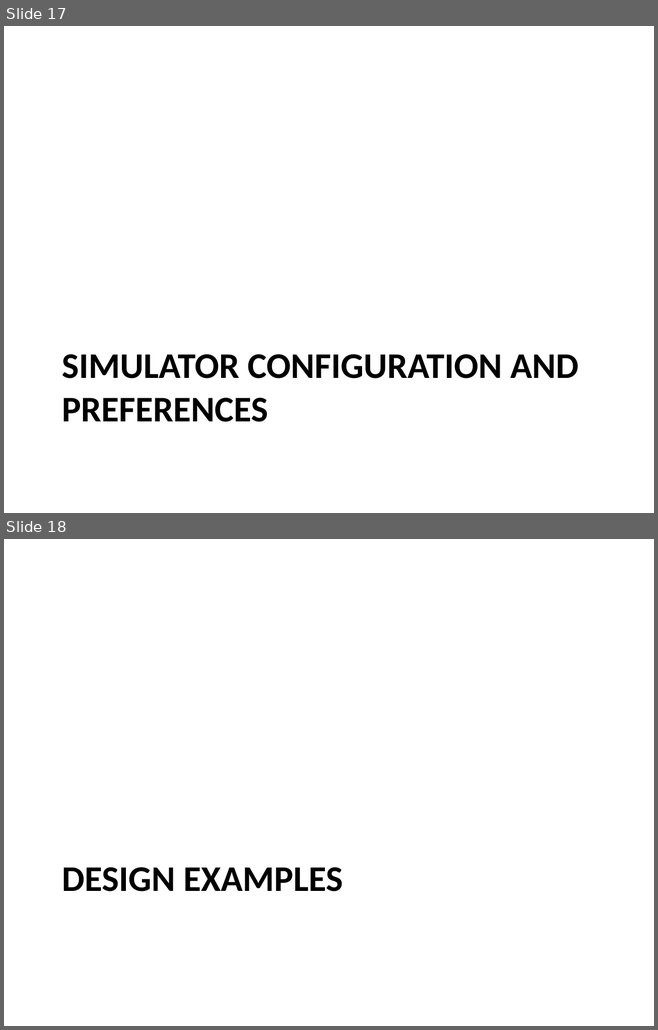
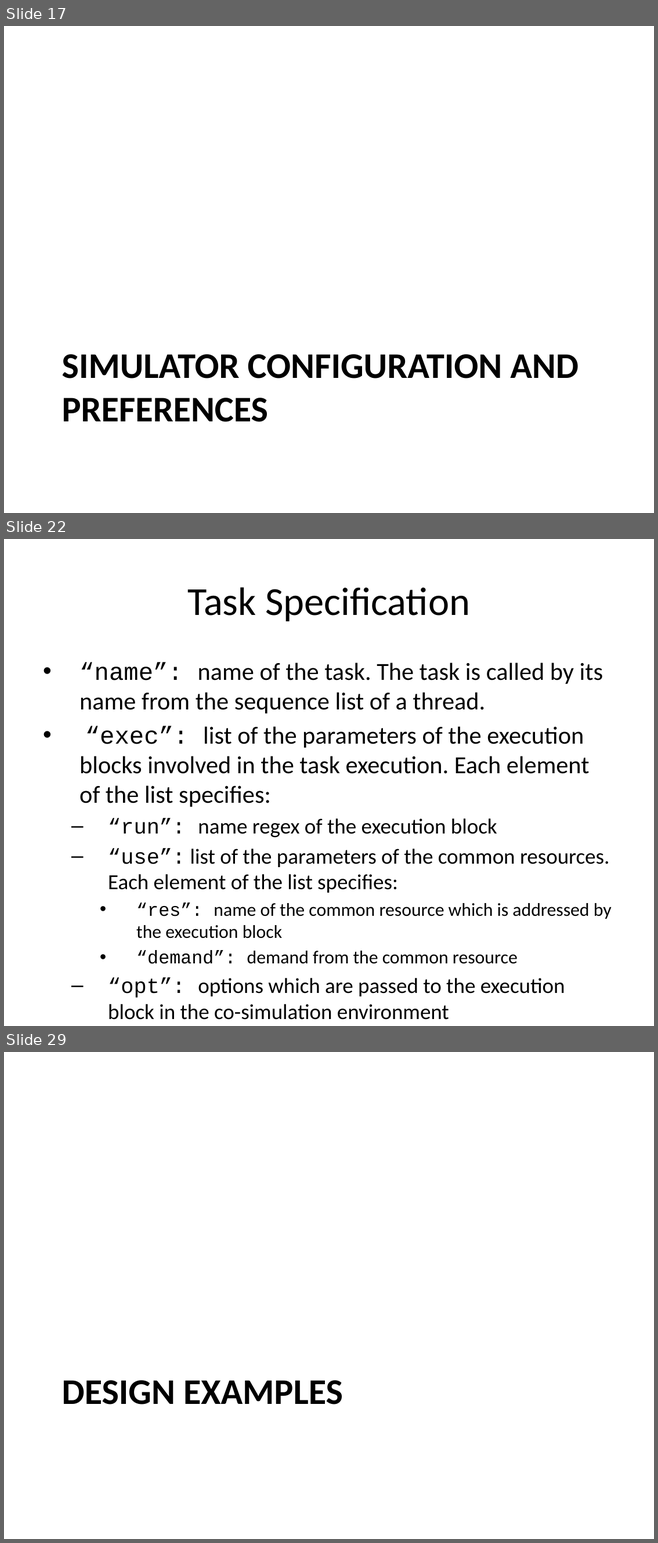
Before and after one commit to timurkelin/simschd, a slide deck: doc/simschd.pptx. Shown one above the other, each under a label of ours: slides 17 and 18 before the commit, slides 17, 22 and 29 after it; the slides between them are not shown. The pictures are 658x1030 and 658x1543 pixels, drawn with LibreOffice and Linux fonts; fonts in the diff are those of the drawing; background and template pictures are left out. Boxes give left, top, right and bottom in pixels: in the first picture for what was removed or moved away, otherwise in the second. Text is boxed around its words. In the diff, an @@ line names an element or a change of style, - is before the commit and + after.

```diff
--- a/doc/simschd.pptx
+++ b/doc/simschd.pptx
@@ slide 22 added at <box>4,539,654,1026</box>, background #FFFFFF @@
@@ title added at <box>187,587,470,621</box>, 44 pt, text #000000 @@
+Task Specification
@@ text added at <box>79,663,611,1020</box>, 23.8 pt, text #000000 @@
+• “name”: name of the task. The task is called by its name from the sequence list of a thread.
+• “exec”: list of the parameters of the execution blocks involved in the task execution. Each element of the list specifies:
+  – “run”: name regex of the execution block
+  – “use”: list of the parameters of the common resources. Each element of the list specifies:
+    • “res”: name of the common resource which is addressed by the execution block
+    • “demand”: demand from the common resource
+  – “opt”: options which are passed to the execution block in the co-simulation environment
@@ what was slide 18 is now slide 29 @@
```
Also in this commit, not shown: 1 slide changed, 10 other slides added.
